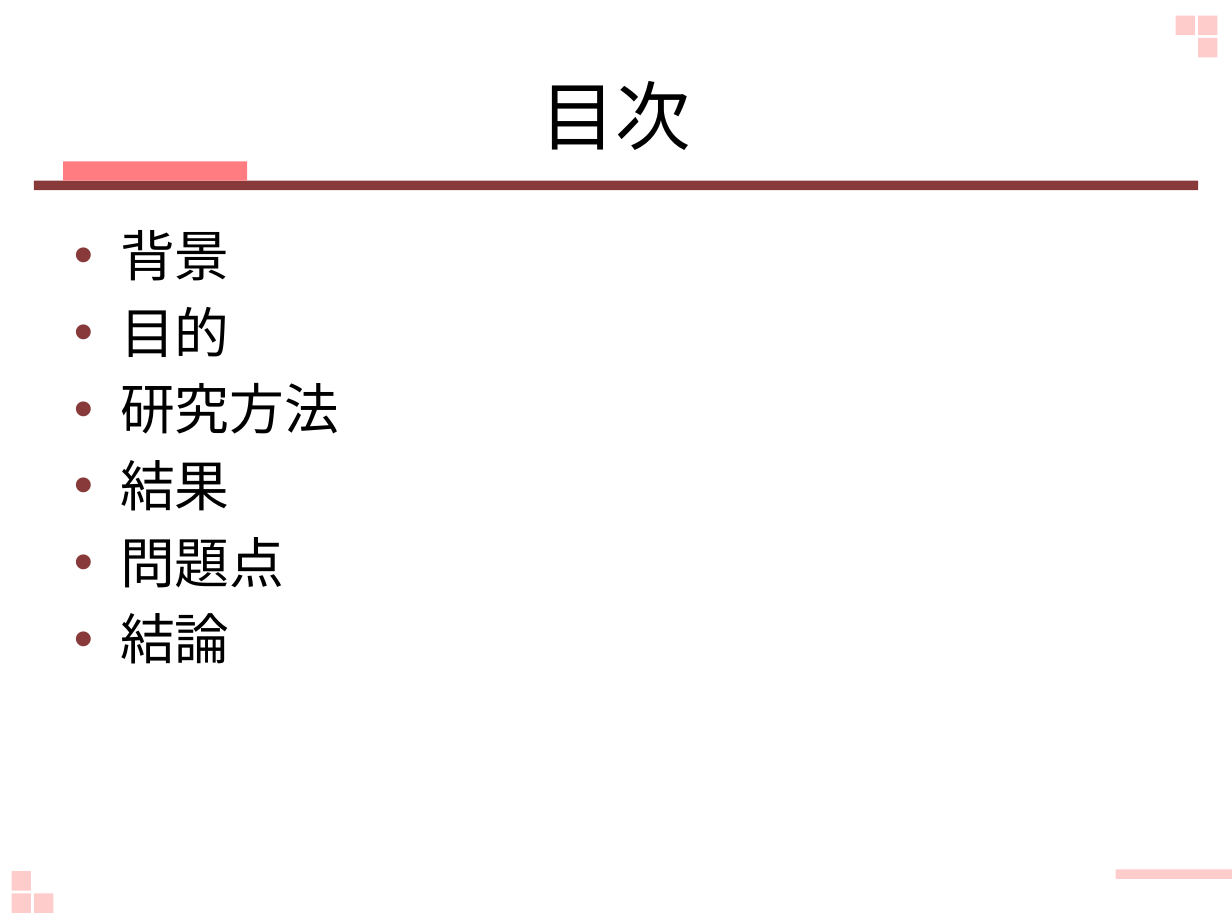
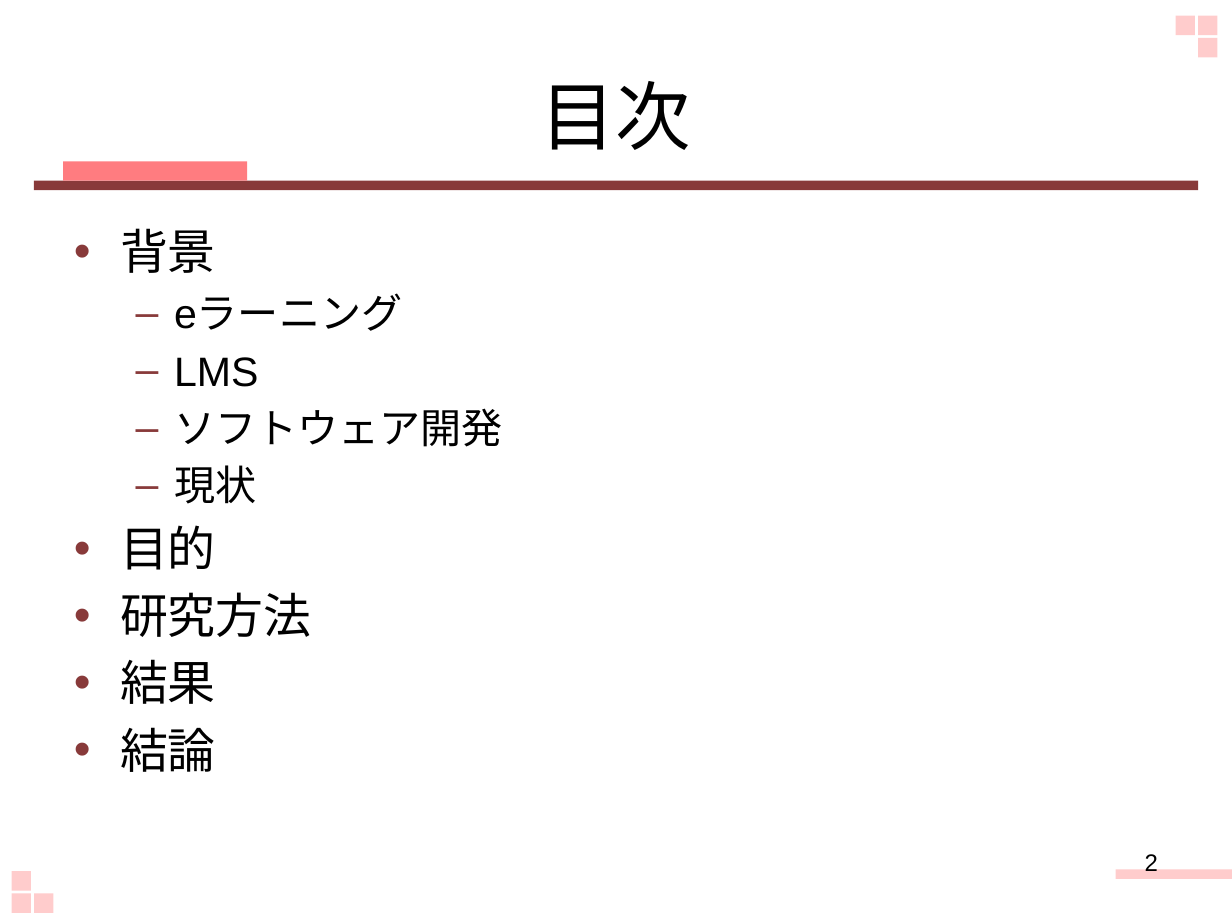
Before and after one commit to keimatsui/kadai, a slide deck: slide 2 of 卒業論文/2012/野口杏子/最終発表.pptx. Drawn at 1232x924 pixels with LibreOffice and Linux fonts; fonts in the diff are those of the drawing. Boxes give left, top, right and bottom in pixels: in the first picture for what was removed or moved away, otherwise in the second. Text is boxed around its words. In the diff, an @@ line names an element or a change of style, - is before the commit and + after.

```diff
--- a/卒業論文/2012/野口杏子/最終発表.pptx
+++ b/卒業論文/2012/野口杏子/最終発表.pptx
@@ text at <box>120,228,311,772</box>: size 32 to 28 pt in "背景", "目的", "研究方法", "結果" and 1 more places @@
@@ text at <box>174,295,503,504</box>: paragraphs added @@
+  – eラーニング
+  – LMS
+  – ソフトウェア開発
+  – 現状
@@ text at <box>120,537,284,588</box>: paragraph removed @@
-• 問題点
@@ page number added at <box>1145,852,1158,871</box>, 14 pt, text #000000 @@
+2
```
Also in this commit, not shown: 4 other slides changed, 11 slides added, 6 slides removed.
